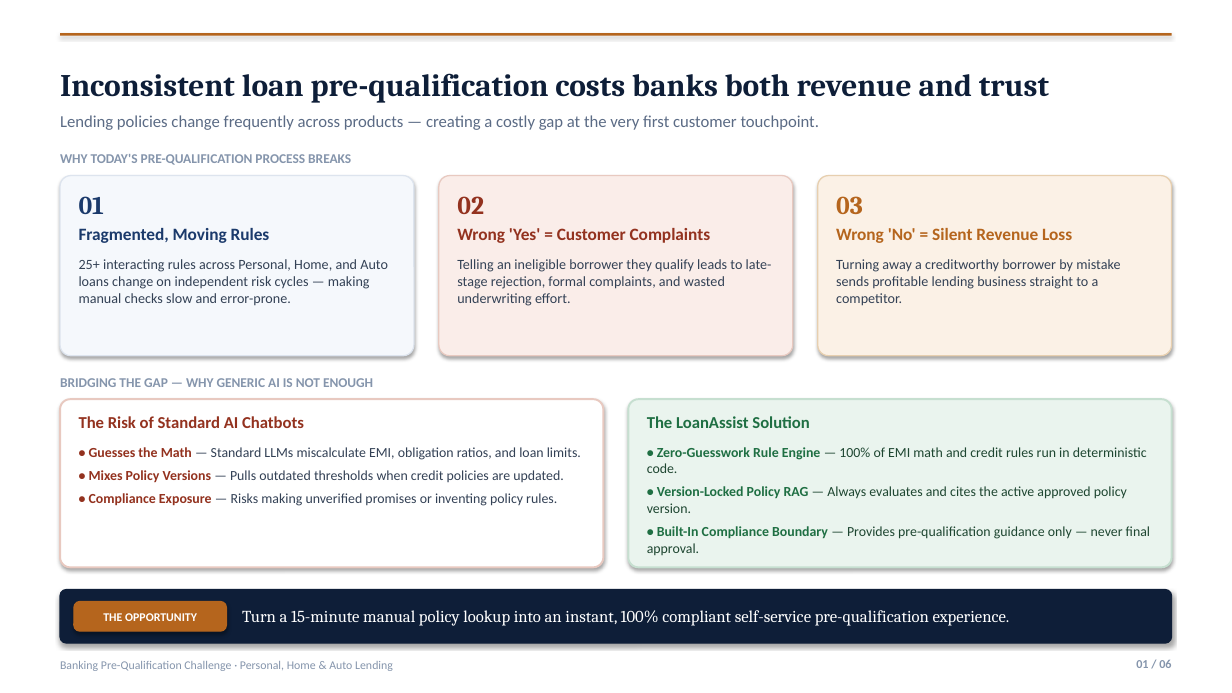
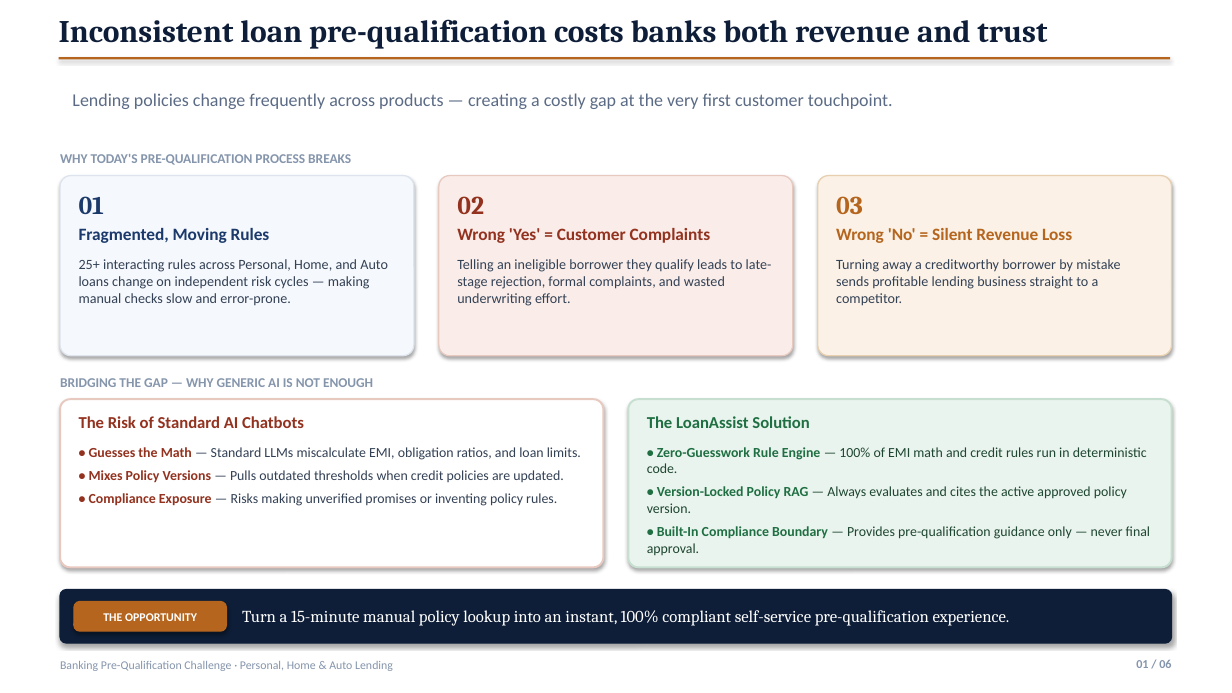
Before and after one commit to mahesh2139/Loan_Eligibility_Assistant, a slide deck: slide 1 of Loan_Eligibility_Assistant.pptx. Drawn at 1232x693 pixels with LibreOffice and Linux fonts; fonts in the diff are those of the drawing. Boxes give left, top, right and bottom in pixels: in the first picture for what was removed or moved away, otherwise in the second. Text is boxed around its words. In the diff, an @@ line names an element or a change of style, - is before the commit and + after.

```diff
--- a/Loan_Eligibility_Assistant.pptx
+++ b/Loan_Eligibility_Assistant.pptx
@@ text "Inconsistent loan pre-qualification costs banks ...": place and size @@
-text "Inconsistent loan pre-qualification costs banks ..." at [60,73,1049,103]
+text "Inconsistent loan pre-qualification costs banks ..." at [59,19,1047,49]
@@ rectangle: place and size @@
-rectangle at [60,33,1172,36]
+rectangle at [59,57,1171,60]
@@ text "Lending policies change frequently across ...": place and size @@
-text "Lending policies change frequently across ..." at [60,115,819,130]
+text "Lending policies change frequently across ..." at [72,93,893,109]
@@ text "Lending policies change frequently across ..." at [72,93,893,109]: size 13 to 14 pt @@
```
Also in this commit, not shown: 5 other slides changed, 52 other files.
